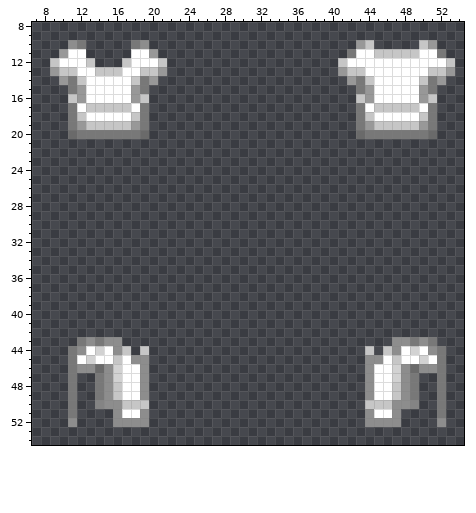
Two versions of one pixel-art sprite, Resources/Textures/_Impstation/Mobs/Customization/undershirt.rsi/undershirt.png. The first picture shows the starting point.
The file is 64x64 pixels. Shown: x 7..54, y 8..54.
The result:
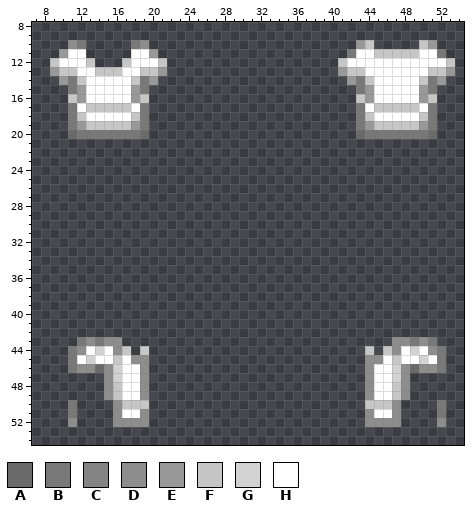
Palette (. is transparent): A #6a6a6a  B #787878  C #848484  D #8d8d8d  E #989898  F #c6c6c6  G #d2d2d2  H #ffffff
The exact change:
Changed rows in their new state; - is an unchanged pixel.
first column x 11:
47 .--.----------------------------------.--.
48 .--.----------------------------------.--.
49 .--.----------------------------------.--.
50 ---..--------------------------------..---
